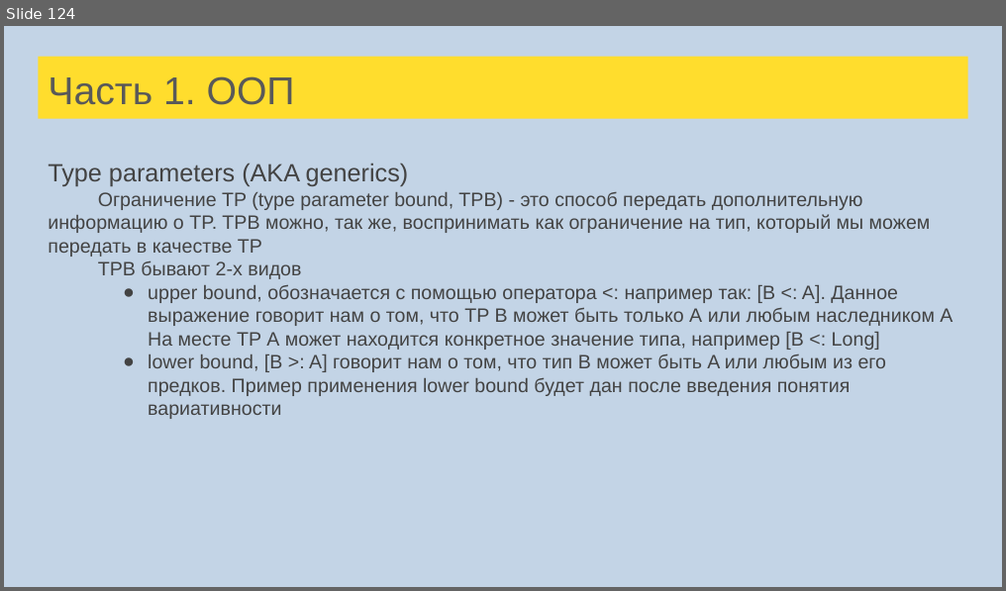
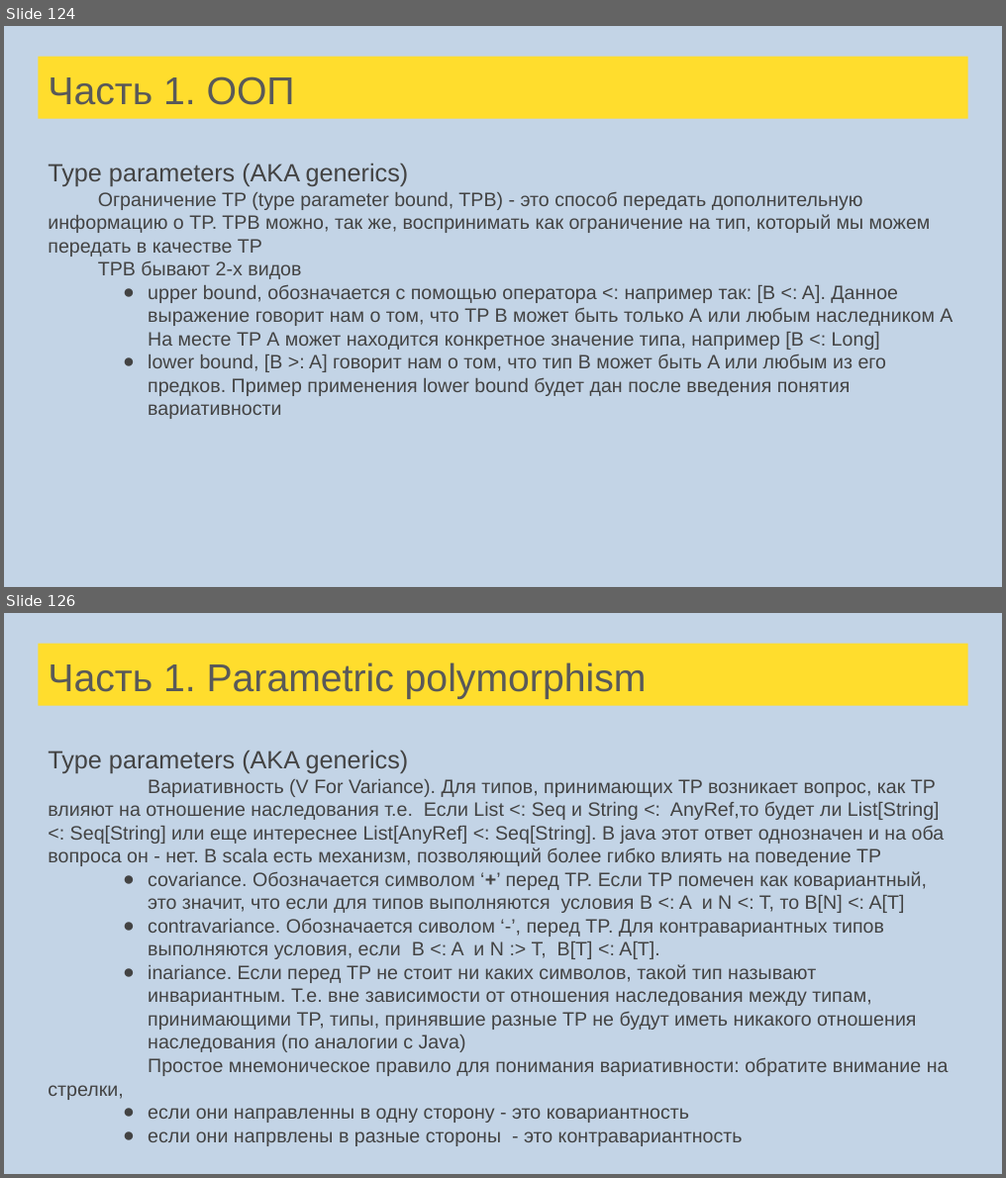
Before and after one commit to tralfamadore/ScalaLectures, a slide deck: src/main/resources/Лекции Scala для FinTech.pptx. Shown one above the other, each under a label of ours: slide 124 before the commit, slides 124 and 126 after it; the slides between them are not shown. The pictures are 1006x591 and 1006x1178 pixels, drawn with LibreOffice and Linux fonts; fonts in the diff are those of the drawing. Boxes give left, top, right and bottom in pixels: in the first picture for what was removed or moved away, otherwise in the second. Text is boxed around its words. In the diff, an @@ line names an element or a change of style, - is before the commit and + after.

Commit message:
Type parameters and implicit tasks New lectures

```diff
--- a/src/main/resources/Лекции Scala для FinTech.pptx
+++ b/src/main/resources/Лекции Scala для FinTech.pptx
@@ slide 126 added at (x1=4, y1=613, x2=1002, y2=1174), background #C3D4E6 @@
@@ title added at (x1=38, y1=643, x2=968, y2=706), fill #FFDD2D, 28 pt, text #595959 @@
+Часть 1. Parametric polymorphism
@@ text added at (x1=48, y1=750, x2=948, y2=1147), 14 pt, text #434343 @@
+Type parameters (AKA generics)
+Вариативность (V For Variance). Для типов, принимающих TP возникает вопрос, как TP влияют на отношение наследования т.е. Если List <: Seq и String <: AnyRef,то будет ли List[String] <: Seq[String] или еще интереснее List[AnyRef] <: Seq[String]. В java этот ответ однозначен и на оба вопроса он - нет. В scala есть механизм, позволяющий более гибко влиять на поведение TP
+● covariance. Обозначается символом ‘+’ перед TP. Если TP помечен как ковариантный, это значит, что если для типов выполняются условия B <: A и N <: T, то B[N] <: A[T]
+● contravariance. Обозначается сиволом ‘-’, перед TP. Для контравариантных типов выполняются условия, если B <: A и N :> T, B[T] <: A[T].
+● inariance. Если перед TP не стоит ни каких символов, такой тип называют инвариантным. Т.е. вне зависимости от отношения наследования между типам, принимающими TP, типы, принявшие разные TP не будут иметь никакого отношения наследования (по аналогии с Java)
+Простое мнемоническое правило для понимания вариативности: обратите внимание на стрелки,
+● если они направленны в одну сторону - это ковариантность
+● если они напрвлены в разные стороны - это контравариантность
```
Also in this commit, not shown: 17 slides changed, 22 other slides added, 1 slide removed, 4 other files.
